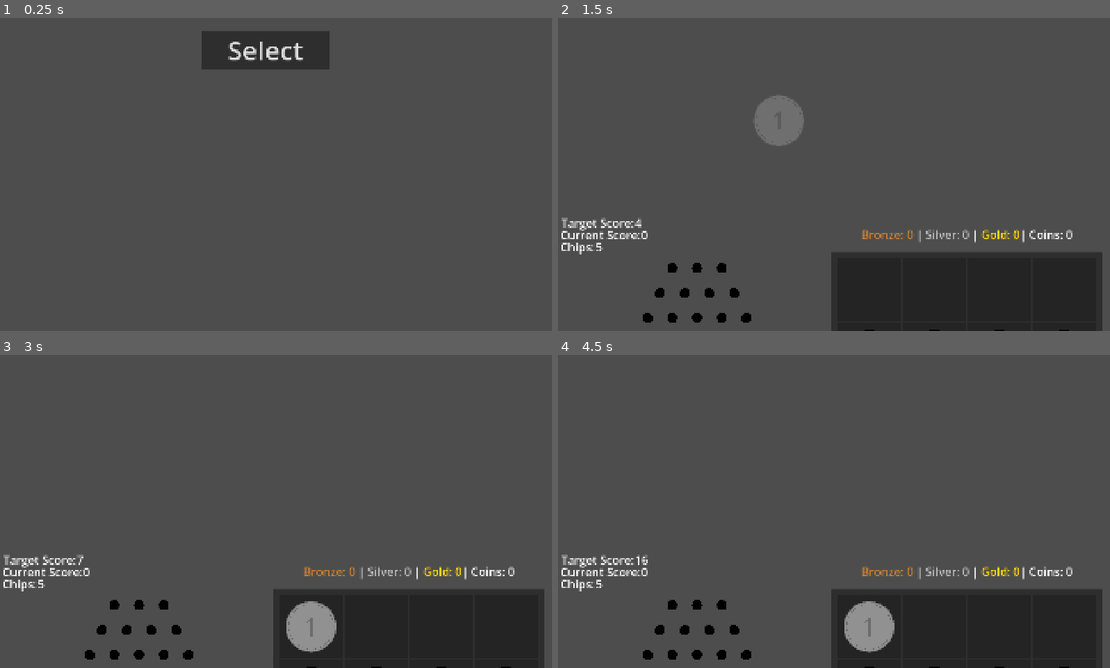
Above: before the commit, frames 1-4 (two rows, left to right).
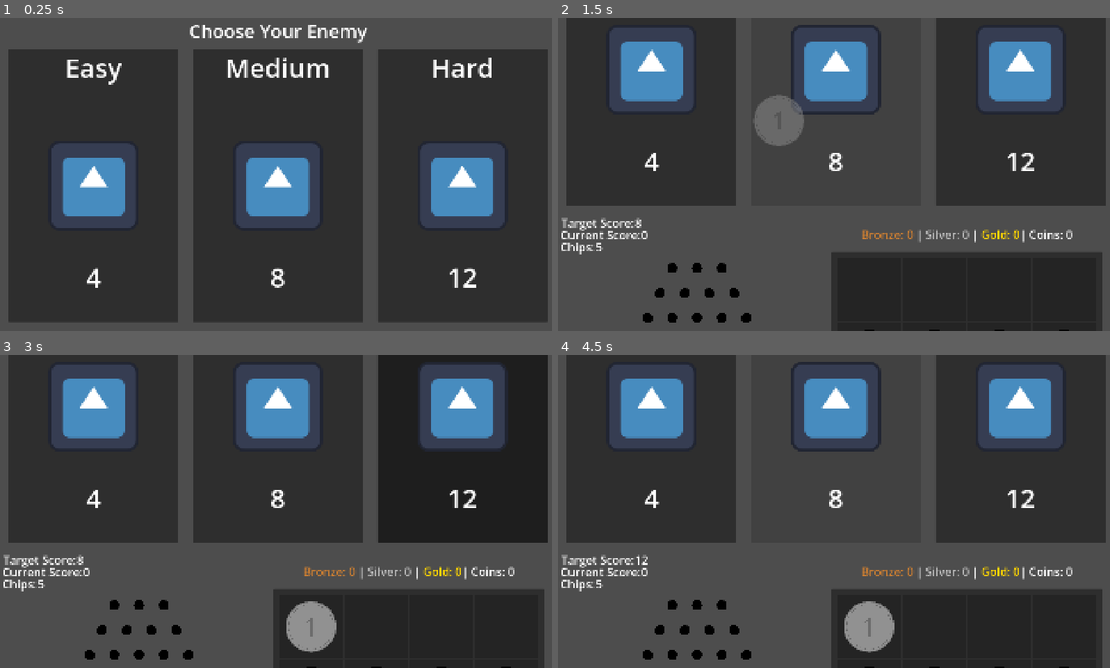
Above: after the commit, the same moments.

Repository: LicasBenjamin/PlinkoMerge
Game: Godot game, scene res://Scenes/main_scene.tscn
Same seed, same stepped clock (60 frames per second), same inputs: the game is played once before the commit and once after it. The engine's default icon, where the game draws it, is replaced by a stand-in: a white triangle on a blue panel in a dark square.
Inputs (mouse positions are in pixels of both pictures, inside the frame that each line leads up to):
- Up to frame 1 (0.25 s): no input
- Up to frame 2 (1.5 s): click (822, 49) at 0.5 s, where only the run before the commit has a clickable "Select"; tap Enter at 1.25 s; drag from (867, 93) to (596, 259) at 1.27 s
- Up to frame 3 (3 s): drag from (375, 430) to (38, 596) at 2.02 s; tap Space at 2.75 s; move the mouse to (441, 430) at 2.77 s; click (441, 430) at 2.92 s
- Up to frame 4 (4.5 s): tap Enter at 3.5 s; drag from (1065, 430) to (624, 596) at 3.52 s; tap Space at 4.25 s; drag from (867, 492) to (646, 596) at 4.27 s

The runs differ from the first frame. In frame 1, 75% of the frame differs, in the area x 1-100%, y 2-97%; in frame 2, 36%; in frame 3, 50%; in frame 4, 36%.

Commit message:
Added Enemy Options
Added Enemy options system that scales up the more you win. Three options to pick from and then you go to play the game

Diff:
--- /dev/null
+++ b/Scenes/enemy_option.tscn
@@ -0,0 +1,38 @@
+[gd_scene format=3 uid="uid://wfk0or284x7b"]
+
+[ext_resource type="Script" uid="uid://b6wkx2ua86p3h" path="res://Scripts/enemy_option.gd" id="1_68y17"]
+[ext_resource type="Texture2D" uid="uid://5uk2od67x4us" path="res://Assets/icon.svg" id="2_qredj"]
+
+[node name="EnemyOption" type="Button" unique_id=1604631855]
+offset_right = 594.0
+offset_bottom = 1101.0
+script = ExtResource("1_68y17")
+
+[node name="VBoxContainer" type="VBoxContainer" parent="." unique_id=1168381288]
+layout_mode = 1
+anchors_preset = 15
+anchor_right = 1.0
+anchor_bottom = 1.0
+grow_horizontal = 2
+grow_vertical = 2
+
+[node name="DifficultyLabel" type="Label" parent="VBoxContainer" unique_id=2082424540]
+layout_mode = 2
+size_flags_vertical = 3
+theme_override_font_sizes/font_size = 91
+text = "Placeholder"
+horizontal_alignment = 1
+
+[node name="IconRect" type="TextureRect" parent="VBoxContainer" unique_id=2018224743]
+layout_mode = 2
+size_flags_vertical = 3
+texture = ExtResource("2_qredj")
+stretch_mode = 5
+
+[node name="ScoreLabel" type="Label" parent="VBoxContainer" unique_id=1906980654]
+layout_mode = 2
+size_flags_vertical = 3
+theme_override_font_sizes/font_size = 91
+text = "Placeholder"
+horizontal_alignment = 1
+vertical_alignment = 1
--- /dev/null
+++ b/Scenes/enemy_selection.gd
@@ -0,0 +1,15 @@
+extends Control
+
+func _ready() -> void:
+	$MarginContainer/VBoxContainer/HBoxContainer/EnemyOptionEasy.connect("enemy_selected", on_enemy_selected)
+	$MarginContainer/VBoxContainer/HBoxContainer/EnemyOptionMedium.connect("enemy_selected", on_enemy_selected)
+	$MarginContainer/VBoxContainer/HBoxContainer/EnemyOptionHard.connect("enemy_selected", on_enemy_selected)
+
+
+func on_enemy_selected(enemy: EnemyData):
+	GameManager.start_round(enemy)
+
+func next_round_button_pressed():
+	$MarginContainer/VBoxContainer/HBoxContainer/EnemyOptionEasy.scale_enemy()
+	$MarginContainer/VBoxContainer/HBoxContainer/EnemyOptionMedium.scale_enemy()
+	$MarginContainer/VBoxContainer/HBoxContainer/EnemyOptionHard.scale_enemy()
--- a/Scenes/main_scene.tscn
+++ b/Scenes/main_scene.tscn
@@ -14,6 +14,9 @@
 [ext_resource type="Resource" uid="uid://ceb813jhl4e2p" path="res://Resources/Upgrades/purchase_coin.tres" id="9_mai8y"]
 [ext_resource type="Resource" uid="uid://cltdhkjx6xuvd" path="res://Resources/Upgrades/SilverCoinUpgrades/silver_upgrade_1.tres" id="12_ioaeq"]
 [ext_resource type="PackedScene" uid="uid://cmy62caf0o2me" path="res://Scenes/battle_ui.tscn" id="13_7ewk0"]
+[ext_resource type="PackedScene" uid="uid://wfk0or284x7b" path="res://Scenes/enemy_option.tscn" id="15_gnsmo"]
+[ext_resource type="Script" uid="uid://dm8sxwerhk56k" path="res://Scenes/enemy_selection.gd" id="15_psl12"]
+[ext_resource type="Script" uid="uid://k0y3lhxgm4bg" path="res://Scripts/enemy_data.gd" id="16_psl12"]
 
 [sub_resource type="Animation" id="Animation_6ev3c"]
 length = 0.001
@@ -72,6 +75,26 @@
 [sub_resource type="StyleBoxFlat" id="StyleBoxFlat_maf8m"]
 bg_color = Color(0.14406255, 0.14406255, 0.14406249, 1)
 
+[sub_resource type="Resource" id="Resource_gnsmo"]
+script = ExtResource("16_psl12")
+target_score = 4
+reward = 4
+metadata/_custom_type_script = "uid://k0y3lhxgm4bg"
+
+[sub_resource type="Resource" id="Resource_psl12"]
+script = ExtResource("16_psl12")
+difficulty = 1
+target_score = 8
+reward = 8
+metadata/_custom_type_script = "uid://k0y3lhxgm4bg"
+
+[sub_resource type="Resource" id="Resource_2ebs2"]
+script = ExtResource("16_psl12")
+difficulty = 2
+target_score = 12
+reward = 12
+metadata/_custom_type_script = "uid://k0y3lhxgm4bg"
+
 [node name="MainScene" type="Node2D" unique_id=1828026838 node_paths=PackedStringArray("plinko_machine", "inventory", "coin_drop_button")]
 script = ExtResource("1_m1efj")
 plinko_machine = NodePath("PlinkoMachine")
@@ -214,21 +237,6 @@
 offset_bottom = 1045.0
 theme_override_font_sizes/font_size = 91
 text = "Shop"
-metadata/_edit_use_anchors_ = true
-
-[node name="Select_Button" type="Button" parent="UI" unique_id=270781929]
-layout_mode = 1
-anchors_preset = -1
-anchor_left = 10.55
-anchor_top = -48.7
-anchor_right = 10.55
-anchor_bottom = -48.7
-offset_left = 272.0
-offset_top = 912.0
-offset_right = 718.0
-offset_bottom = 1045.0
-theme_override_font_sizes/font_size = 91
-text = "Select"
 metadata/_edit_use_anchors_ = true
 
 [node name="Next_Round_Button" type="Button" parent="UI" unique_id=1011696827]
@@ -250,9 +258,61 @@
 [node name="BattleUI" parent="UI" unique_id=160897601 instance=ExtResource("13_7ewk0")]
 layout_mode = 1
 
+[node name="EnemySelection" type="Control" parent="UI" unique_id=1755688809]
+anchors_preset = 0
+offset_top = -1080.0
+offset_right = 1920.0
+offset_bottom = -1.0
+script = ExtResource("15_psl12")
+
+[node name="MarginContainer" type="MarginContainer" parent="UI/EnemySelection" unique_id=666859872]
+layout_mode = 1
+anchors_preset = 15
+anchor_right = 1.0
+anchor_bottom = 1.0
+grow_horizontal = 2
+grow_vertical = 2
+theme_override_constants/margin_left = 30
+theme_override_constants/margin_right = 30
+theme_override_constants/margin_bottom = 30
+
+[node name="VBoxContainer" type="VBoxContainer" parent="UI/EnemySelection/MarginContainer" unique_id=455090737]
+layout_mode = 2
+theme_override_constants/separation = 20
+
+[node name="Label" type="Label" parent="UI/EnemySelection/MarginContainer/VBoxContainer" unique_id=1665704783]
+layout_mode = 2
+theme_override_font_sizes/font_size = 64
+text = "Choose Your Enemy"
+horizontal_alignment = 1
+
+[node name="HBoxContainer" type="HBoxContainer" parent="UI/EnemySelection/MarginContainer/VBoxContainer" unique_id=46225705]
+layout_mode = 2
+size_flags_vertical = 3
+theme_override_constants/separation = 50
+alignment = 1
+
+[node name="EnemyOptionEasy" parent="UI/EnemySelection/MarginContainer/VBoxContainer/HBoxContainer" unique_id=1604631855 instance=ExtResource("15_gnsmo")]
+layout_mode = 2
+size_flags_horizontal = 3
+enemy_data = SubResource("Resource_gnsmo")
+
+[node name="EnemyOptionMedium" parent="UI/EnemySelection/MarginContainer/VBoxContainer/HBoxContainer" unique_id=946331158 instance=ExtResource("15_gnsmo")]
+layout_mode = 2
+size_flags_horizontal = 3
+enemy_data = SubResource("Resource_psl12")
+
+[node name="EnemyOptionHard" parent="UI/EnemySelection/MarginContainer/VBoxContainer/HBoxContainer" unique_id=1190122684 instance=ExtResource("15_gnsmo")]
+layout_mode = 2
+size_flags_horizontal = 3
+enemy_data = SubResource("Resource_2ebs2")
+
 [connection signal="pressed" from="Spawner/coin_drop_button" to="Spawner" method="_on_drop_coin_button_pressed"]
 [connection signal="timeout" from="Spawner/coin_drop_button/Timer" to="Spawner/coin_drop_button" method="_on_timer_timeout"]
 [connection signal="update_coin" from="UI/Inventory" to="Spawner" method="_update_coin"]
 [connection signal="pressed" from="UI/Shop_Button" to="Camera2D" method="shop_button_pressed"]
-[connection signal="pressed" from="UI/Select_Button" to="Camera2D" method="select_button_pressed"]
 [connection signal="pressed" from="UI/Next_Round_Button" to="Camera2D" method="next_round_button_pressed"]
+[connection signal="pressed" from="UI/Next_Round_Button" to="UI/EnemySelection" method="next_round_button_pressed"]
+[connection signal="pressed" from="UI/EnemySelection/MarginContainer/VBoxContainer/HBoxContainer/EnemyOptionEasy" to="Camera2D" method="select_button_pressed"]
+[connection signal="pressed" from="UI/EnemySelection/MarginContainer/VBoxContainer/HBoxContainer/EnemyOptionMedium" to="Camera2D" method="select_button_pressed"]
+[connection signal="pressed" from="UI/EnemySelection/MarginContainer/VBoxContainer/HBoxContainer/EnemyOptionHard" to="Camera2D" method="select_button_pressed"]
--- a/Scripts/Game_Manager.gd
+++ b/Scripts/Game_Manager.gd
@@ -35,12 +35,12 @@
 
 ##Global Functions
 #Start Round
-func start_round():
+func start_round(enemy: EnemyData):
 	#increase round number, reset the score, change the state to Playing
 	current_round += 1
 	current_score = 0
 	current_state = State.Playing
-	target_score += current_round
+	target_score = enemy.target_score
 	remaining_chips = total_chips
 	#emit signals for round start and update UI
 	chip_spawned.emit()
--- a/Scripts/camera_movement.gd
+++ b/Scripts/camera_movement.gd
@@ -23,7 +23,6 @@
 
 
 func select_button_pressed():
-	GameManager.start_round()
 	shop_button.disabled = true
 	next_round_button.visible = false
 	$AnimationPlayer.play_backwards("move_to_select")
--- /dev/null
+++ b/Scripts/enemy_data.gd
@@ -0,0 +1,13 @@
+extends Resource
+
+class_name EnemyData
+
+enum  Difficulty {Easy, Medium, Hard}
+
+@export var difficulty: Difficulty
+@export var target_score : int
+@export var reward: int
+@export var enemy_id: int
+
+func difficulty_to_string() -> String:
+	return Difficulty.keys()[difficulty]
--- /dev/null
+++ b/Scripts/enemy_option.gd
@@ -0,0 +1,19 @@
+extends Button
+
+signal enemy_selected(enemy: EnemyData)
+
+@export var enemy_data : EnemyData
+
+func _ready() -> void:
+	apply_data()
+
+func apply_data():
+	$VBoxContainer/DifficultyLabel.text = enemy_data.difficulty_to_string()
+	$VBoxContainer/ScoreLabel.text = str(enemy_data.target_score)
+
+func _pressed() -> void:
+	enemy_selected.emit(enemy_data)
+
+func scale_enemy():
+	enemy_data.target_score += GameManager.target_score
+	apply_data()
Not shown, added: Scenes/enemy_selection.gd.uid
Not shown, added: Scripts/enemy_data.gd.uid
Not shown, added: Scripts/enemy_option.gd.uid
